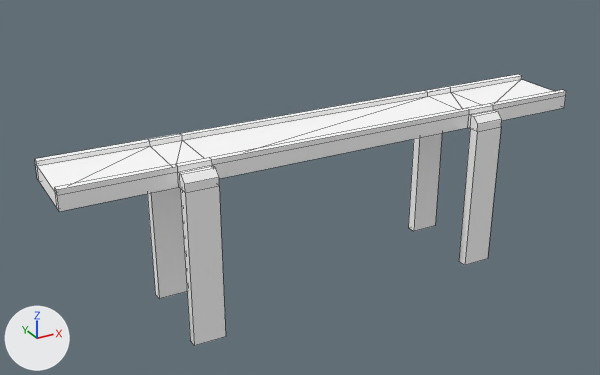
A saved change to the FBX model Assets/3D/Travolator.FBX.
Rendered twice from a 50 mm lens placed at (-4.16, -7.32, 3.73), pointed at (-0.27, -0.24, 0.19). Arrows for +X, +Y and +Z are at lower left; the lights stay in place. Mesh edges are drawn as thin lines. Where no turn or scale is listed for an object, it has been applied to the vertices.

Objects in the first picture: 'SupportTapis', 'Tapis'.
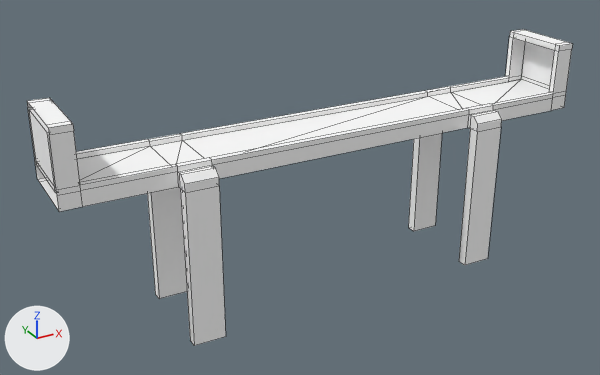
Where the change shows, as pixel boxes [x1, y1, x2, y2] in the pictures (600 x 375 px):
'SupportTapis', reshaped (16% taller)
    before: [35, 74, 566, 346]
    after: [27, 29, 573, 346]
part 1 of me_mesh, built on
    before: [35, 74, 566, 212]
    after: [27, 29, 573, 212]

The change in detail:
Material 'EntreeSortie' (mat_entreesortie) is new.
Its base color is (1.0, 1.0, 1.0) (white #ffffff).
Its roughness is 0.859.
me_mesh is used by ob_supporttapis; location (0.026, -0.354, 0.715).
me_mesh had 128 vertices, 113 faces and spanned x -2.9..2.9, y -0.55..0.55, z -1.62..0.2.
me_mesh now has 184 vertices, 155 faces and spans x -2.9..2.9, y -0.55..0.55, z -1.62..0.75.
Part 1, on me_mesh:
32 faces are deleted.
4 vertices are added at (-2.9, -0.34, 0.75), (2.9, 0.34, 0.75), (-2.9, 0.34, 0.75), (2.9, -0.34, 0.75).
12 new vertices lie (0.2, 0.0, 0.0) away from vertices in x -2.9, y -0.4..0.4, z 0.0..0.2.
12 new vertices lie (0.88, 0.0, 0.0) away from vertices in x 1.82, y -0.4..0.4, z 0.0..0.2.
16 new vertices lie (0.0, 0.0, 0.49) away from vertices in x -2.9..2.9, y -0.4..0.4, z 0.2.
12 new vertices lie (0.0, 0.0, 0.06) away from vertices in x -2.9..2.9, y -0.4..0.4, z 0.69.
70 new faces join them, mat_supporttapis (white #ffffff).
4 new faces join them, mat_entreesortie (white #ffffff).
me_mesh now uses material mat_entreesortie (white #ffffff).
